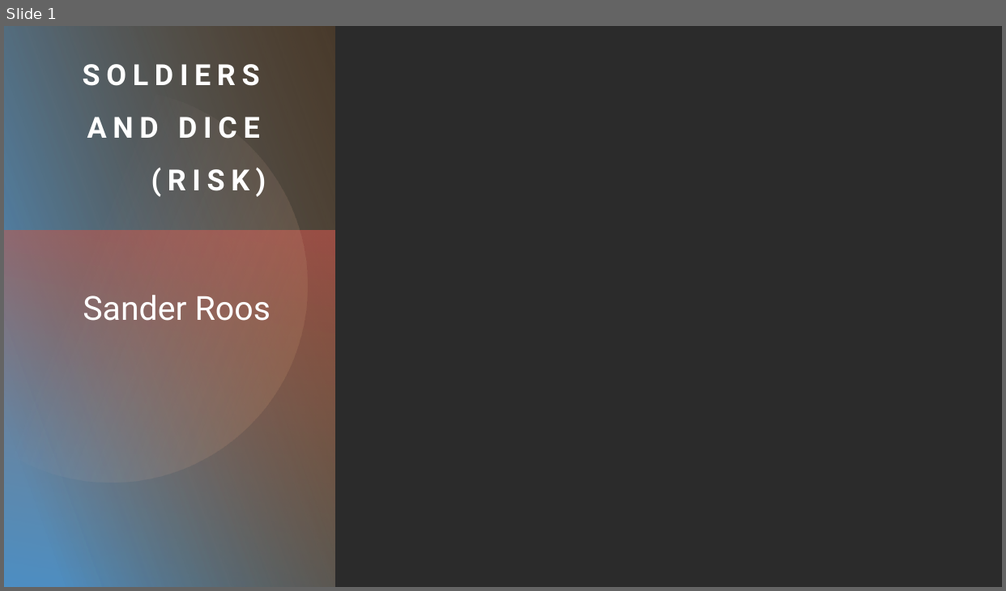
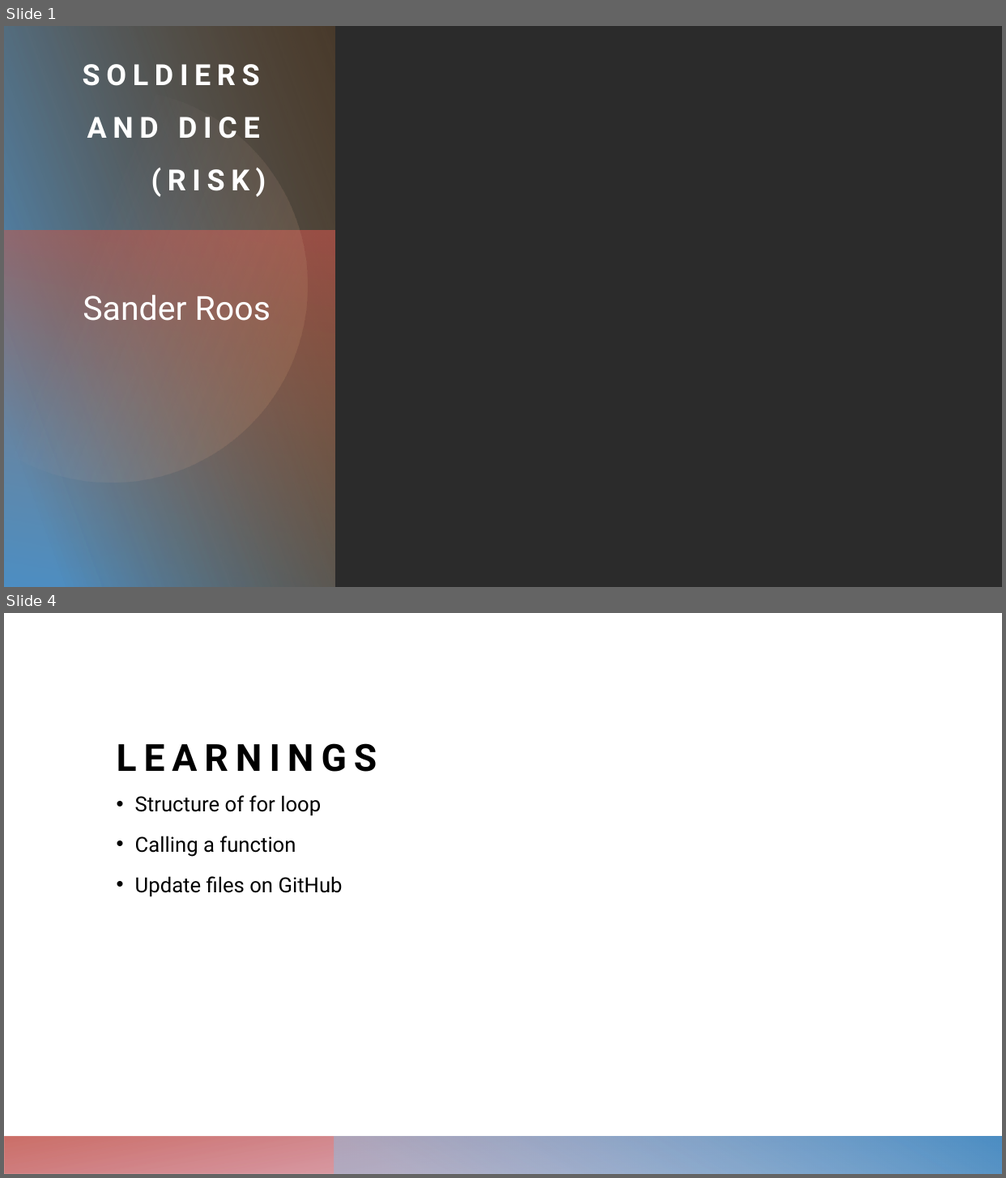
Before and after one commit to Sanka101/Project-Week-1-Build-Your-Own-Game, a slide deck: your-project/Presentation.pptx. Shown one above the other, each under a label of ours: slide 1 before the commit, slides 1 and 4 after it; the slides between them are not shown. The pictures are 1006x591 and 1006x1178 pixels, drawn with LibreOffice and Linux fonts; fonts in the diff are those of the drawing; background and template pictures are left out; a plain dark background stands for a picture behind light text. Boxes give left, top, right and bottom in pixels: in the first picture for what was removed or moved away, otherwise in the second. Text is boxed around its words. In the diff, an @@ line names an element or a change of style, - is before the commit and + after.

```diff
--- a/your-project/Presentation.pptx
+++ b/your-project/Presentation.pptx
@@ slide 4 added at (4,613,1002,1174), background #FFFFFF; not listed: 2 template elements that a slide beside it also shows @@
@@ title added at (117,743,377,772), 36 pt, text #000000, bold @@
+LEARNINGS
@@ text added at (135,795,343,897), 20 pt, text #000000 @@
+• Structure of for loop
+• Calling a function
+• Update files on GitHub
```
Also in this commit, not shown: 1 slide changed, 1 other slide added, 2 slides removed.
